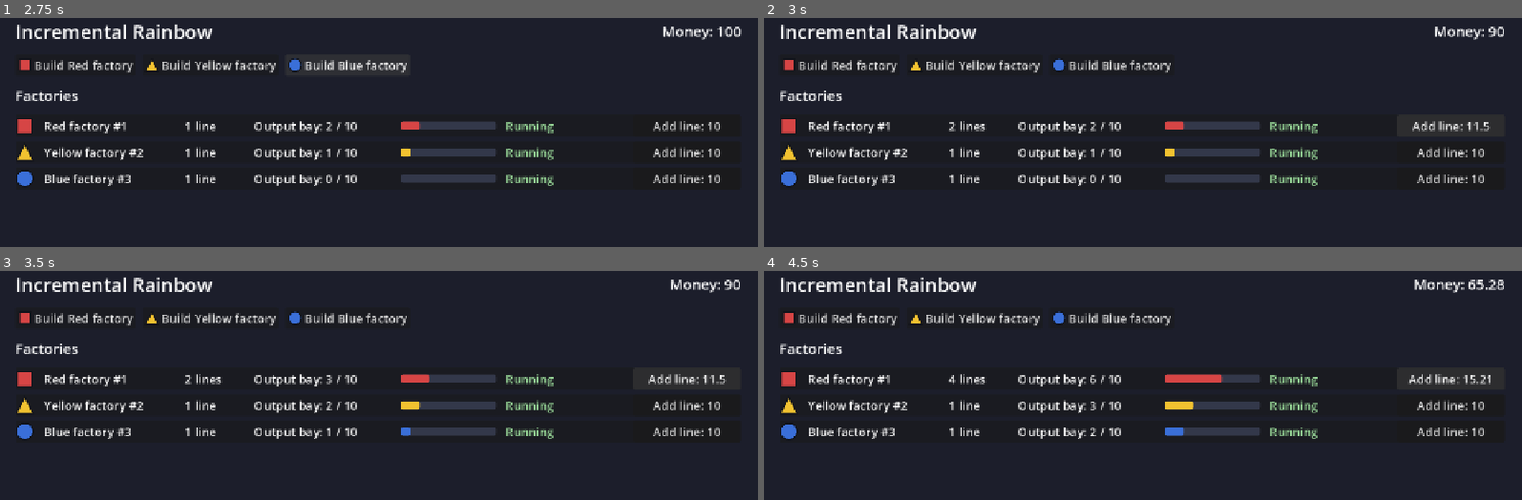
Above: before the commit, frames 1-4 (two rows, left to right).
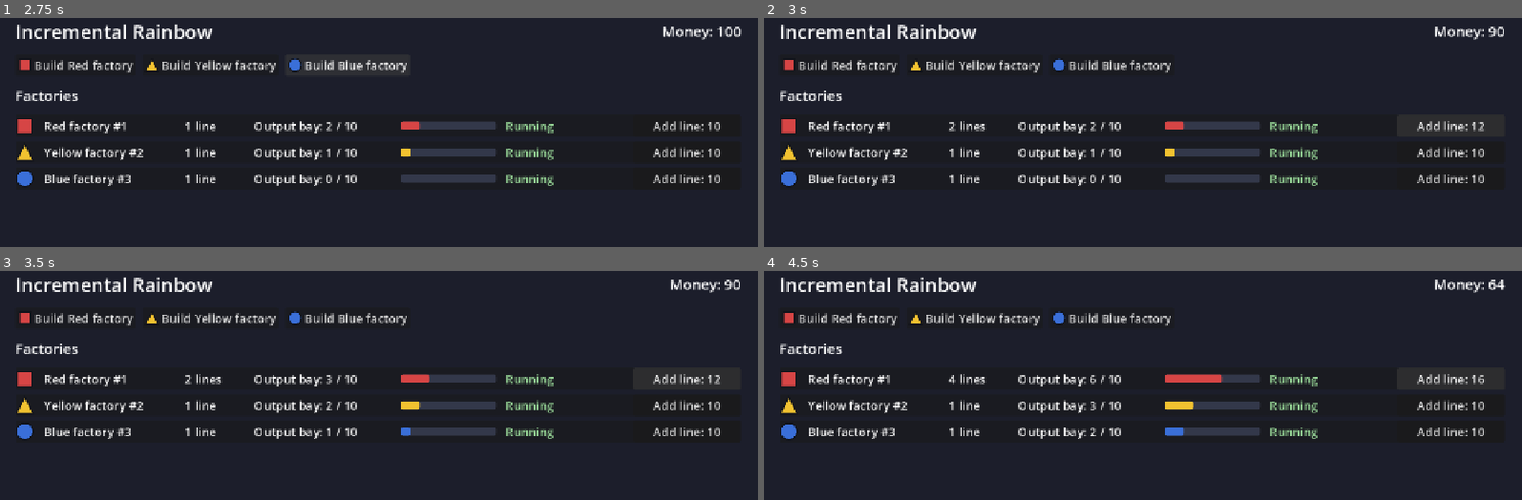
Above: after the commit, the same moments.

Repository: ElysiaAlarien/incrementalrainbow
Game: Godot game, scene res://src/ui/main.tscn
Same seed, same stepped clock (60 frames per second), same inputs: the game is played once before the commit and once after it.
Inputs (mouse positions are in pixels of both pictures, inside the frame that each line leads up to):
- Up to frame 1 (2.75 s): click "Build Red factory" at 0.5 s; click "Build Yellow factory" at 1.25 s; click "Build Blue factory" at 2 s
- Up to frame 2 (3 s): click "Add line: 10" at 2.75 s
- Up to frame 3 (3.5 s): no input
- Up to frame 4 (4.5 s): click (1453, 378) at 3.5 s, where only the run before the commit has a clickable "Add line: 11.5"; click (1453, 378) at 4.25 s, where only the run before the commit has a clickable "Add line: 13.22"

Frame 1 is identical in both runs. In frame 2, 0.3% of the frame differs, in the area x 85-96%, y 45-50%; in frame 3, 0.3%; in frame 4, 0.7%, in the area x 85-98%, y 3-50%.

Commit message:
Make line costs whole numbers and tidy tests after review
Line costs round up to whole numbers, so the money and cost the screen
shows agree on whether the player can pay. BigNumber gets times_power
and ceiled. Tests take balance overrides by name and share setup.

Co-Authored-By: Claude Opus 5.5 <noreply@anthropic.com>

Diff:
--- a/src/core/big_number.gd
+++ b/src/core/big_number.gd
@@ -8,7 +8,7 @@
 ## digits, which is enough for an incremental game. See ADR-0005.
 ##
 ## GDScript has no operator overloading, so use the methods: [method add],
-## [method sub], [method mul], [method compare], and [method format].
+## [method sub], [method mul], [method times_power], [method compare], and [method format].
 
 ## Above this exponent difference, the smaller value has no effect on a sum.
 const _MAX_EXPONENT_GAP := 17
@@ -84,20 +84,30 @@
 
 
 func sub(other: BigNumber) -> BigNumber:
-	return add(other.negated())
-
-
-func negated() -> BigNumber:
-	return BigNumber.new(-_mantissa, _exponent)
-
-
-## [param base] * [param factor]^[param power], for a positive [param factor] and
-## a [param power] of 0 or more. It does not overflow for large powers.
-static func scaled_power(base: BigNumber, factor: float, power: int) -> BigNumber:
-	assert(factor > 0.0 and power >= 0, "scaled_power needs factor > 0 and power >= 0")
+	return add(BigNumber.new(-other._mantissa, other._exponent))
+
+
+## This number times [param factor]^[param power], for a positive
+## [param factor] and a [param power] of 0 or more. It does not overflow for
+## large powers.
+func times_power(factor: float, power: int) -> BigNumber:
+	assert(factor > 0.0 and power >= 0, "times_power needs factor > 0 and power >= 0")
 	var log10_value := float(power) * log(factor) / log(10.0)
 	var whole := floori(log10_value)
-	return base.mul(BigNumber.new(pow(10.0, log10_value - whole), whole))
+	return mul(BigNumber.new(pow(10.0, log10_value - whole), whole))
+
+
+## The smallest whole number that is not less than this number. A value within
+## float error of a whole number rounds to it, so 20.000000000000004 gives 20.
+## Values of 10^15 and up are already whole at this precision.
+func ceiled() -> BigNumber:
+	if _exponent >= 15:
+		return self
+	var value := to_float()
+	var nearest := roundf(value)
+	if absf(value - nearest) <= 1e-9 * maxf(1.0, absf(value)):
+		return BigNumber.from_float(nearest)
+	return BigNumber.from_float(ceilf(value))
 
 
 func mul(other: BigNumber) -> BigNumber:
--- a/src/core/content/content.gd
+++ b/src/core/content/content.gd
@@ -29,7 +29,7 @@
 		return _starting_money
 
 var _errors: PackedStringArray = []
-var _factory_balance := FactoryBalance.new(0, 0)
+var _factory_balance := FactoryBalance.new(0, 0, BigNumber.ZERO, 1.0)
 var _starting_money := BigNumber.ZERO
 var _colors: Array[ColorDef] = []
 var _colors_by_id: Dictionary[StringName, ColorDef] = {}
--- a/src/core/content/factory_balance.gd
+++ b/src/core/content/factory_balance.gd
@@ -28,14 +28,15 @@
 
 
 func _init(p_widget_time_ms: int, p_output_bay_capacity: int,
-		p_production_line_cost: BigNumber = BigNumber.ZERO,
-		p_production_line_cost_growth: float = 1.0) -> void:
+		p_production_line_cost: BigNumber, p_production_line_cost_growth: float) -> void:
 	_widget_time_ms = p_widget_time_ms
 	_output_bay_capacity = p_output_bay_capacity
 	_production_line_cost = p_production_line_cost
 	_production_line_cost_growth = p_production_line_cost_growth
 
 
-## The cost to add one production line to a factory that has [param size] lines.
+## The cost to add one production line to a factory that has [param size]
+## lines. Costs are whole numbers, so the money the screen shows is enough
+## exactly when it is at least the cost the screen shows.
 func next_line_cost(size: int) -> BigNumber:
-	return BigNumber.scaled_power(_production_line_cost, _production_line_cost_growth, size - 1)
+	return _production_line_cost.times_power(_production_line_cost_growth, size - 1).ceiled()
--- a/src/core/simulation.gd
+++ b/src/core/simulation.gd
@@ -128,6 +128,7 @@
 	}
 
 
+# --- Internal -----------------------------------------------------------------
 
 func _factory_state(id: int) -> FactoryState:
 	for state in _factories:
--- a/tests/helpers/content_fixture.gd
+++ b/tests/helpers/content_fixture.gd
@@ -11,18 +11,23 @@
 	]}
 
 
+## Balance data: 100 starting money and a flat production line cost of 10.
+## [param overrides] replaces values by key, such as
+## [code]{"starting_money": 15, "production_line_cost_growth": 2.0}[/code].
 static func balance_data(widget_time_ms: int = 1000, output_bay_capacity: int = 10,
-		starting_money: float = 100, production_line_cost: float = 10,
-		production_line_cost_growth: float = 1.0) -> Dictionary:
-	return {
-		"run": {"starting_money": starting_money},
-		"factory": {
-			"widget_time_ms": widget_time_ms,
-			"output_bay_capacity": output_bay_capacity,
-			"production_line_cost": production_line_cost,
-			"production_line_cost_growth": production_line_cost_growth,
-		},
+		overrides: Dictionary = {}) -> Dictionary:
+	var run := {"starting_money": 100}
+	var factory := {
+		"widget_time_ms": widget_time_ms,
+		"output_bay_capacity": output_bay_capacity,
+		"production_line_cost": 10,
+		"production_line_cost_growth": 1.0,
 	}
+	for key: String in overrides:
+		var section := run if run.has(key) else factory
+		assert(section.has(key), "unknown balance key %s" % key)
+		section[key] = overrides[key]
+	return {"run": run, "factory": factory}
 
 
 ## Data for [method Content.from_data], with each section replaceable.
--- a/tests/smoke/test_main_screen.gd
+++ b/tests/smoke/test_main_screen.gd
@@ -23,13 +23,22 @@
 	assert_false(main.find_child("EmptyLabel", true, false).visible)
 
 
-func test_adding_a_production_line_shows_the_new_size_and_money() -> void:
+## The main screen with one red factory built.
+func _main_with_red_factory() -> Control:
 	var main: Control = add_child_autofree(MainScene.instantiate())
 	await wait_process_frames(1)
 	main.find_child("Build_red", true, false).pressed.emit()
 	await wait_process_frames(1)
+	return main
 
-	var row: FactoryRow = main.find_children("Factory*", "FactoryRow", true, false)[0]
+
+func _first_row(main: Control) -> FactoryRow:
+	return main.find_children("Factory*", "FactoryRow", true, false)[0]
+
+
+func test_adding_a_production_line_shows_the_new_size_and_money() -> void:
+	var main: Control = await _main_with_red_factory()
+	var row := _first_row(main)
 	assert_eq(row.size_text(), "1 line")
 	var money_before: BigNumber = main.simulation().money()
 	row.add_line_button().pressed.emit()
@@ -42,11 +51,8 @@
 
 
 func test_adding_a_line_with_too_little_money_shows_the_reason() -> void:
-	var main: Control = add_child_autofree(MainScene.instantiate())
-	await wait_process_frames(1)
-	main.find_child("Build_red", true, false).pressed.emit()
-	await wait_process_frames(1)
-	var row: FactoryRow = main.find_children("Factory*", "FactoryRow", true, false)[0]
+	var main: Control = await _main_with_red_factory()
+	var row := _first_row(main)
 
 	# Add lines until the money runs out; the last press fails.
 	var message_label: Label = main.find_child("MessageLabel", true, false)
--- a/tests/unit/test_big_number.gd
+++ b/tests/unit/test_big_number.gd
@@ -38,12 +38,19 @@
 	assert_true(big.sub(BigNumber.from_int(1)).equals(big))
 
 
-func test_scaled_power_does_not_overflow() -> void:
-	assert_almost_eq(BigNumber.scaled_power(BigNumber.from_int(10), 2.0, 3).to_float(), 80.0, 1e-9)
-	assert_true(BigNumber.scaled_power(BigNumber.from_int(7), 1.5, 0).equals(BigNumber.from_int(7)))
+func test_times_power_does_not_overflow() -> void:
+	assert_almost_eq(BigNumber.from_int(10).times_power(2.0, 3).to_float(), 80.0, 1e-9)
+	assert_true(BigNumber.from_int(7).times_power(1.5, 0).equals(BigNumber.from_int(7)))
 	# 1.15^100000 is about 10^6069.
-	var huge := BigNumber.scaled_power(BigNumber.from_int(10), 1.15, 100_000)
-	assert_eq(huge.exponent, 6070)
+	assert_eq(BigNumber.from_int(10).times_power(1.15, 100_000).exponent, 6070)
+
+
+func test_ceiled_rounds_up_to_a_whole_number() -> void:
+	assert_eq(BigNumber.from_float(13.225).ceiled().to_float(), 14.0)
+	assert_eq(BigNumber.from_float(20.000000000000004).ceiled().to_float(), 20.0)
+	assert_eq(BigNumber.from_float(-2.5).ceiled().to_float(), -2.0)
+	var big := BigNumber.new(1.5, 300)
+	assert_true(big.ceiled().equals(big))
 
 
 func test_round_trips_through_plain_data() -> void:
--- a/tests/unit/test_content.gd
+++ b/tests/unit/test_content.gd
@@ -36,7 +36,8 @@
 
 func test_reads_production_line_cost_and_starting_money() -> void:
 	var content := Content.from_data(ContentFixture.data(
-		ContentFixture.colors_data(), ContentFixture.balance_data(1000, 10, 250, 12, 1.5)))
+		ContentFixture.colors_data(), ContentFixture.balance_data(1000, 10,
+			{"starting_money": 250, "production_line_cost": 12, "production_line_cost_growth": 1.5})))
 	assert_eq(content.errors, PackedStringArray())
 	assert_true(content.starting_money.equals(BigNumber.from_int(250)))
 	assert_true(content.factory_balance.production_line_cost.equals(BigNumber.from_int(12)))
@@ -45,7 +46,8 @@
 
 func test_reports_bad_production_line_cost_and_starting_money() -> void:
 	var content := Content.from_data(ContentFixture.data(
-		ContentFixture.colors_data(), ContentFixture.balance_data(1000, 10, -1, -5, 0.5)))
+		ContentFixture.colors_data(), ContentFixture.balance_data(1000, 10,
+			{"starting_money": -1, "production_line_cost": -5, "production_line_cost_growth": 0.5})))
 	var text := "\n".join(content.errors)
 	for expected in ["run.starting_money must be a number of at least 0",
 			"factory.production_line_cost must be a number of at least 0",
--- a/tests/unit/test_simulation_production_lines.gd
+++ b/tests/unit/test_simulation_production_lines.gd
@@ -9,6 +9,12 @@
 ## money, and a flat line cost of 10.
 func _sim() -> Simulation:
 	return Simulation.new(ContentFixture.make(1000, 100), SEED)
+
+
+## Like [method _sim], with balance values from [param overrides].
+func _sim_with(overrides: Dictionary, output_bay_capacity: int = 100) -> Simulation:
+	var balance := ContentFixture.balance_data(1000, output_bay_capacity, overrides)
+	return Simulation.new(ContentFixture.make_with_balance(balance), SEED)
 
 
 func _build(sim: Simulation, color: StringName = &"red") -> int:
@@ -89,8 +95,7 @@
 
 
 func test_a_very_long_tick_on_a_large_factory_fills_the_bay() -> void:
-	var balance := ContentFixture.balance_data(1000, 10, 1.0e9, 1)
-	var sim := Simulation.new(ContentFixture.make_with_balance(balance), SEED)
+	var sim := _sim_with({"starting_money": 1.0e9, "production_line_cost": 1}, 10)
 	var id := _build(sim)
 	for i in 1000:
 		_add_line(sim, id)
@@ -128,8 +133,7 @@
 
 
 func test_each_line_costs_more_than_the_one_before_it_when_cost_grows() -> void:
-	var balance := ContentFixture.balance_data(1000, 10, 1000, 10, 2.0)
-	var sim := Simulation.new(ContentFixture.make_with_balance(balance), SEED)
+	var sim := _sim_with({"starting_money": 1000, "production_line_cost_growth": 2.0})
 	var id := _build(sim)
 
 	var costs: Array[float] = []
@@ -137,15 +141,25 @@
 		costs.append(sim.factory(id).next_line_cost.to_float())
 		_add_line(sim, id)
 
-	assert_almost_eq(costs[0], 10.0, 1e-9)
-	assert_almost_eq(costs[1], 20.0, 1e-9)
-	assert_almost_eq(costs[2], 40.0, 1e-9)
-	assert_almost_eq(sim.money().to_float(), 930.0, 1e-9)
+	assert_eq(costs, [10.0, 20.0, 40.0] as Array[float])
+	assert_true(sim.money().equals(BigNumber.from_int(930)), "money is %s" % sim.money())
+
+
+func test_line_costs_are_whole_numbers() -> void:
+	var sim := _sim_with({"starting_money": 1.0e6, "production_line_cost_growth": 1.15})
+	var id := _build(sim)
+	var spent := 0.0
+	for i in 20:
+		var cost := sim.factory(id).next_line_cost.to_float()
+		assert_eq(cost, floorf(cost), "line %d costs %s" % [i + 2, cost])
+		spent += cost
+		_add_line(sim, id)
+	# BigNumber keeps about 15 significant digits (ADR-0005).
+	assert_almost_eq(sim.money().to_float(), 1.0e6 - spent, 1e-6)
 
 
 func test_with_too_little_money_adding_a_line_fails_and_changes_nothing() -> void:
-	var balance := ContentFixture.balance_data(1000, 10, 15, 10)
-	var sim := Simulation.new(ContentFixture.make_with_balance(balance), SEED)
+	var sim := _sim_with({"starting_money": 15})
 	var id := _build(sim)
 	_add_line(sim, id)
 	sim.tick(1500)
@@ -161,8 +175,7 @@
 
 
 func test_exactly_enough_money_is_enough() -> void:
-	var balance := ContentFixture.balance_data(1000, 10, 10, 10)
-	var sim := Simulation.new(ContentFixture.make_with_balance(balance), SEED)
+	var sim := _sim_with({"starting_money": 10})
 	var id := _build(sim)
 
 	_add_line(sim, id)
